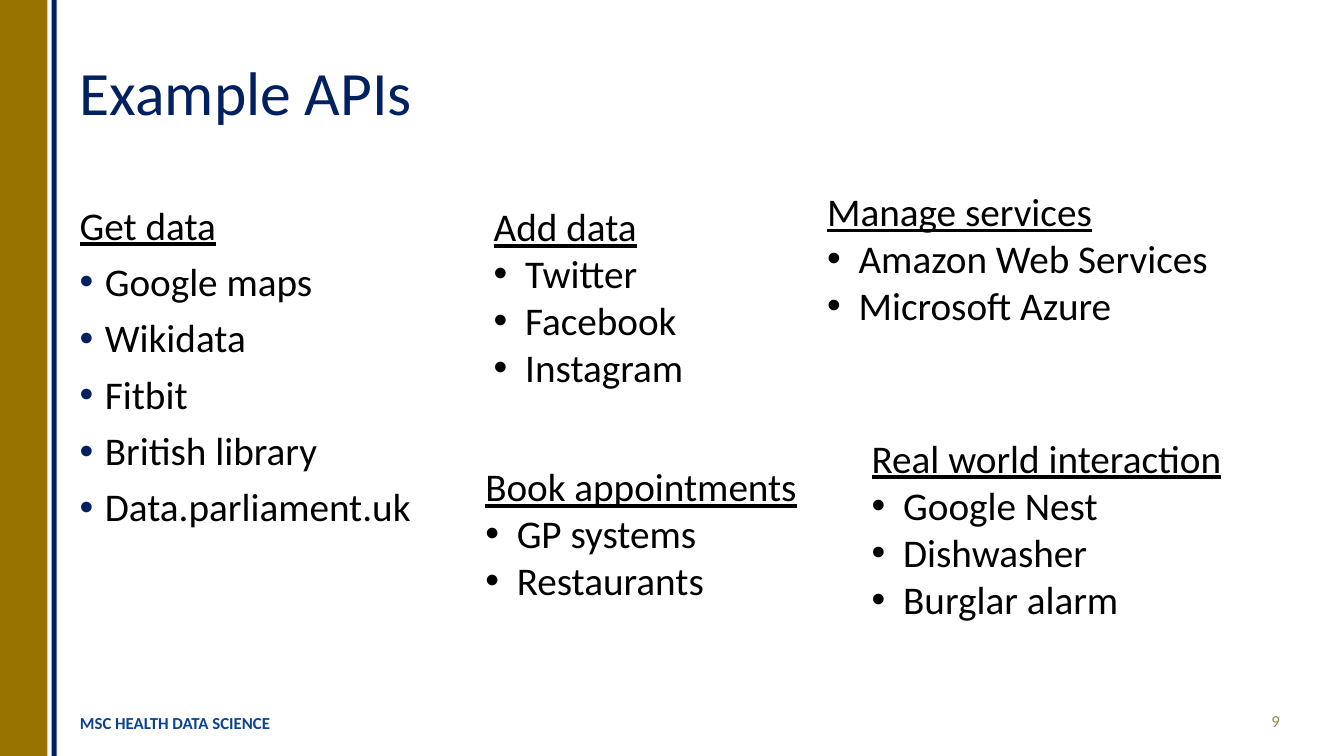
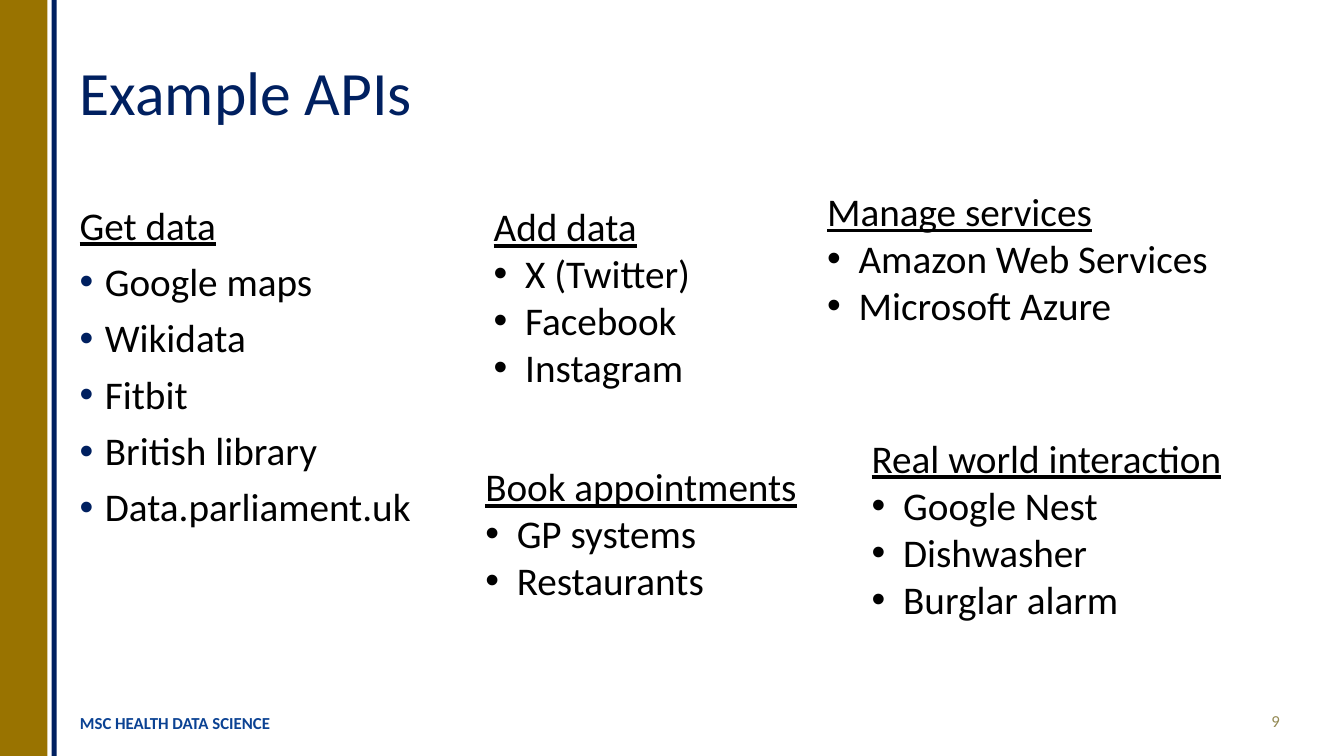
Before and after one commit to OllyButters/HDS-plumber, a slide deck: slide 9 of api_plumber_slides.pptx. Drawn at 1344x756 pixels with LibreOffice and Linux fonts; fonts in the diff are those of the drawing. Boxes give left, top, right and bottom in pixels: in the first picture for what was removed or moved away, otherwise in the second. Text is boxed around its words. In the diff, an @@ line names an element or a change of style, - is before the commit and + after.

```diff
--- a/api_plumber_slides.pptx
+++ b/api_plumber_slides.pptx
@@ text at <box>525,259,690,294</box>: text changed @@
-• Twitter
+• X (Twitter)
```
Also in this commit, not shown: 4 other slides changed, 1 other file.
